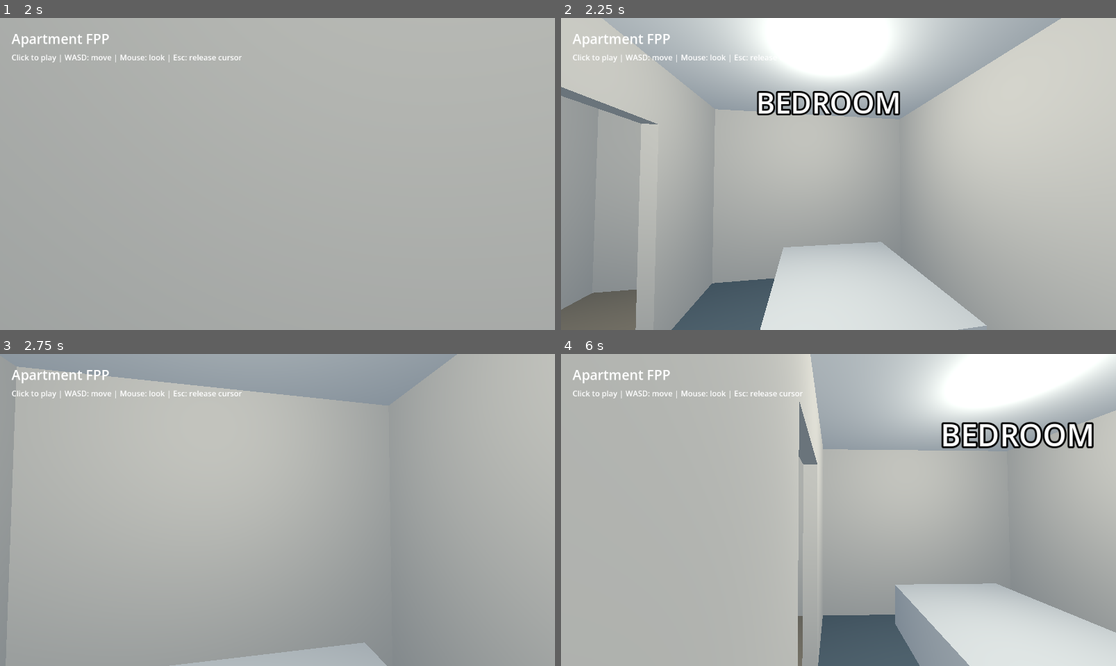
Above: before the commit, frames 1-4 (two rows, left to right).
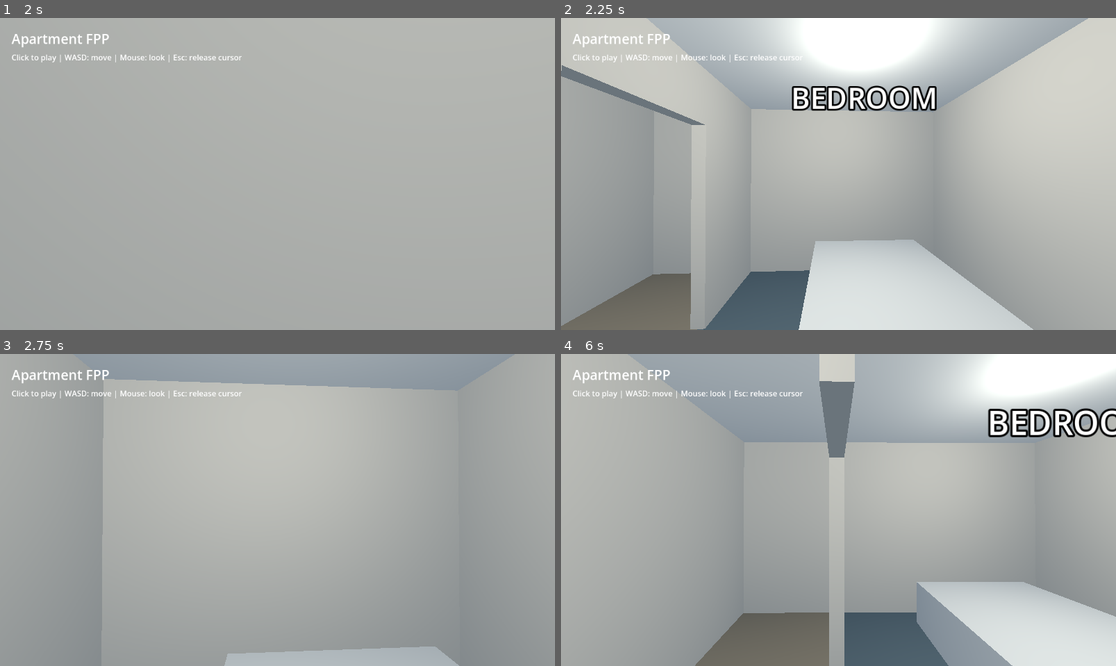
Above: after the commit, the same moments.

Repository: lwg1103/the-game-poc
Game: Godot game, scene res://scenes/main.tscn
Two runs of this game, one before a commit and one after it. Both use one fixed random seed, a clock stepped at 60 frames per second and the inputs below.
Inputs (mouse positions are in pixels of both pictures, inside the frame that each line leads up to):
- Up to frame 1 (2 s): tap Enter at 0.5, 1.25 s; move the mouse to (399, 158) at 0.52 s; hold D (move_right) 0.53-1.28 s; click (399, 158) at 0.67 s; move the mouse to (249, 174) at 1.27 s; hold W (move_forward) from 1.28 s (still down); click (249, 174) at 1.42 s
- Up to frame 2 (2.25 s): keep holding W (move_forward); tap Enter at 2 s; move the mouse to (849, 167) at 2.02 s; click (849, 167) at 2.17 s
- Up to frame 3 (2.75 s): keep holding W (move_forward)
- Up to frame 4 (6 s): tap Enter at 2.75, 3.5, 4.25 s; move the mouse to (832, 516) at 2.77 s; click (832, 516) at 2.92 s; move the mouse to (877, 513) at 3.52 s; click (877, 513) at 3.67 s; move the mouse to (794, 506) at 4.27 s; click (794, 506) at 4.42 s; move the mouse to (844, 510) at 5.02 s; click (844, 510) at 5.17 s; move the mouse to (816, 503) at 5.77 s; release W (move_forward) at 5.78 s; hold D (move_right) from 5.78 s (still down); click (816, 503) at 5.92 s

Frame 1 is identical in both runs. In frame 2, 22% of the frame differs, in the area x 0-95%, y 0-100%; in frame 3, 7.3%; in frame 4, 31%, in the area x 12-100%, y 0-100%.

Commit message:
Reduce mouse sensitivity to 30 percent

Diff:
--- a/scripts/player.gd
+++ b/scripts/player.gd
@@ -2,7 +2,7 @@
 ## Feet are the origin; the capsule and camera are offset above them.
 
 @export var movement_speed: float = 3.5
-@export var mouse_sensitivity: float = 0.002
+@export var mouse_sensitivity: float = 0.0006
 const PITCH_LIMIT: float = deg_to_rad(85.0)
 @onready var camera: Camera3D = $Camera
 var spawn_position: Vector3
